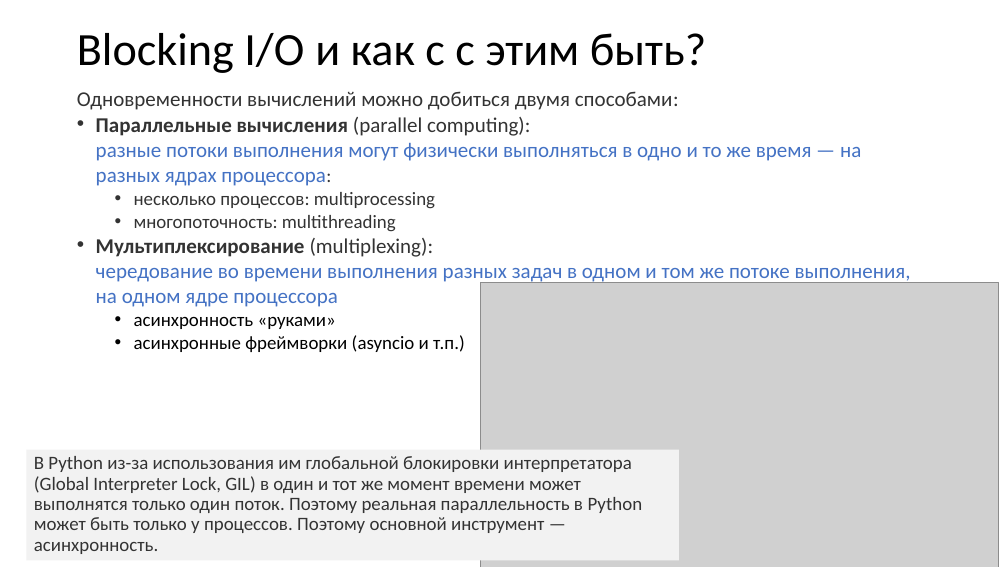
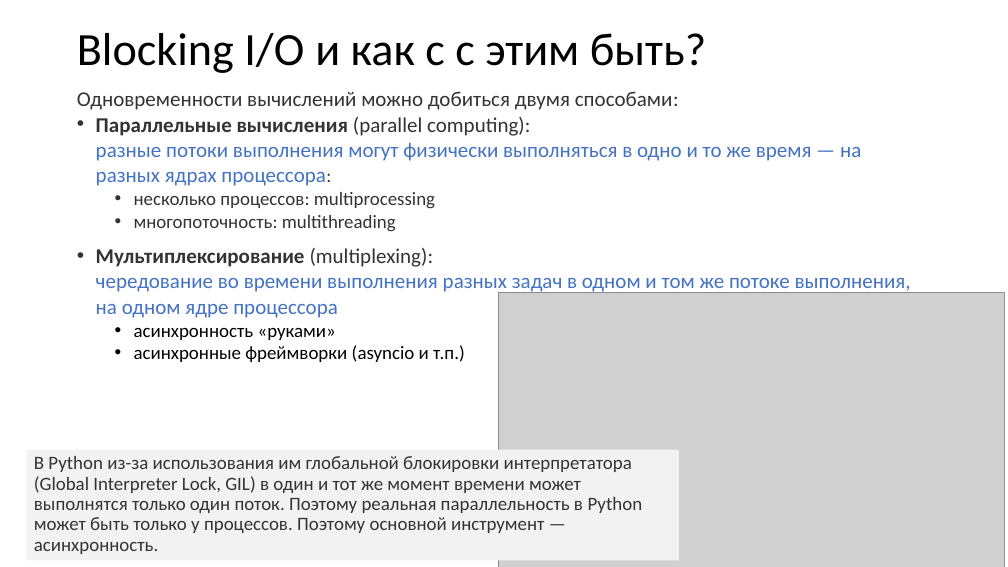
Before and after one commit to xtrueman/network_programming, a slide deck: slide 25 of Sockets.pptx. Drawn at 1008x567 pixels with LibreOffice and Linux fonts; fonts in the diff are those of the drawing; grey boxes stand for pictures. Boxes give left, top, right and bottom in pixels: in the first picture for what was removed or moved away, otherwise in the second. Text is boxed around its words. In the diff, an @@ line names an element or a change of style, - is before the commit and + after.

```diff
--- a/Sockets.pptx
+++ b/Sockets.pptx
@@ text at box(96, 248, 911, 318): more space between paragraphs @@
@@ picture: place and size @@
-picture at box(481, 283, 999, 567)
+picture at box(498, 293, 1005, 567)
```
Also in this commit, not shown: 15 other slides changed, 1 slide added, 3 other files.
